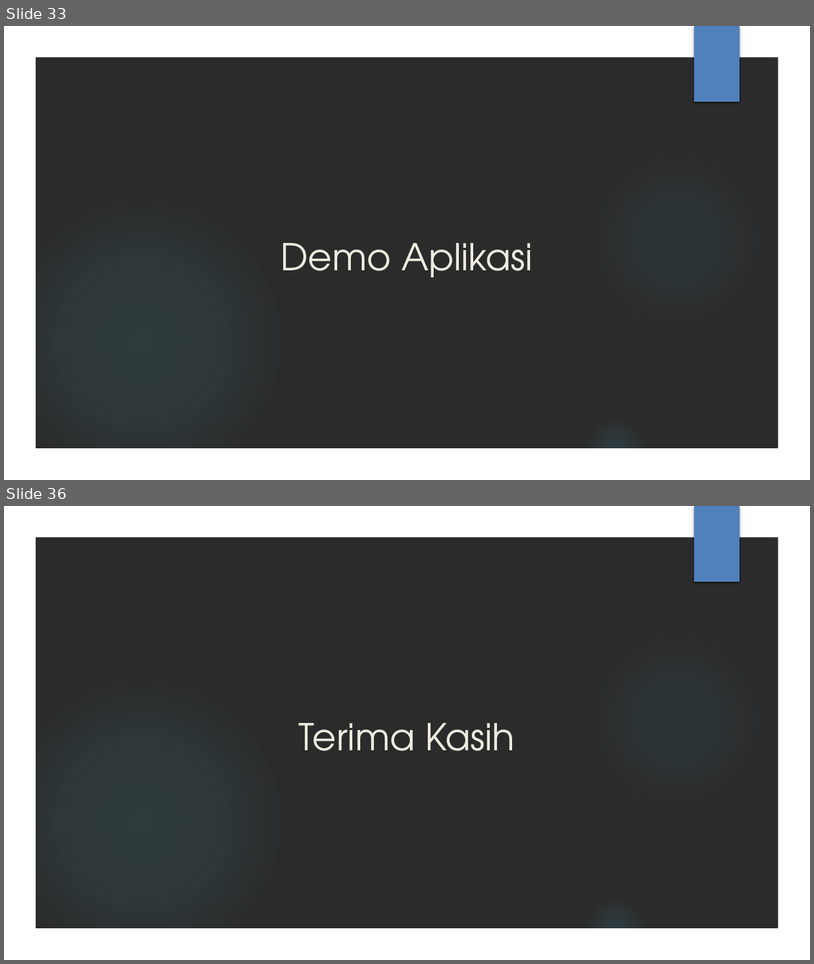
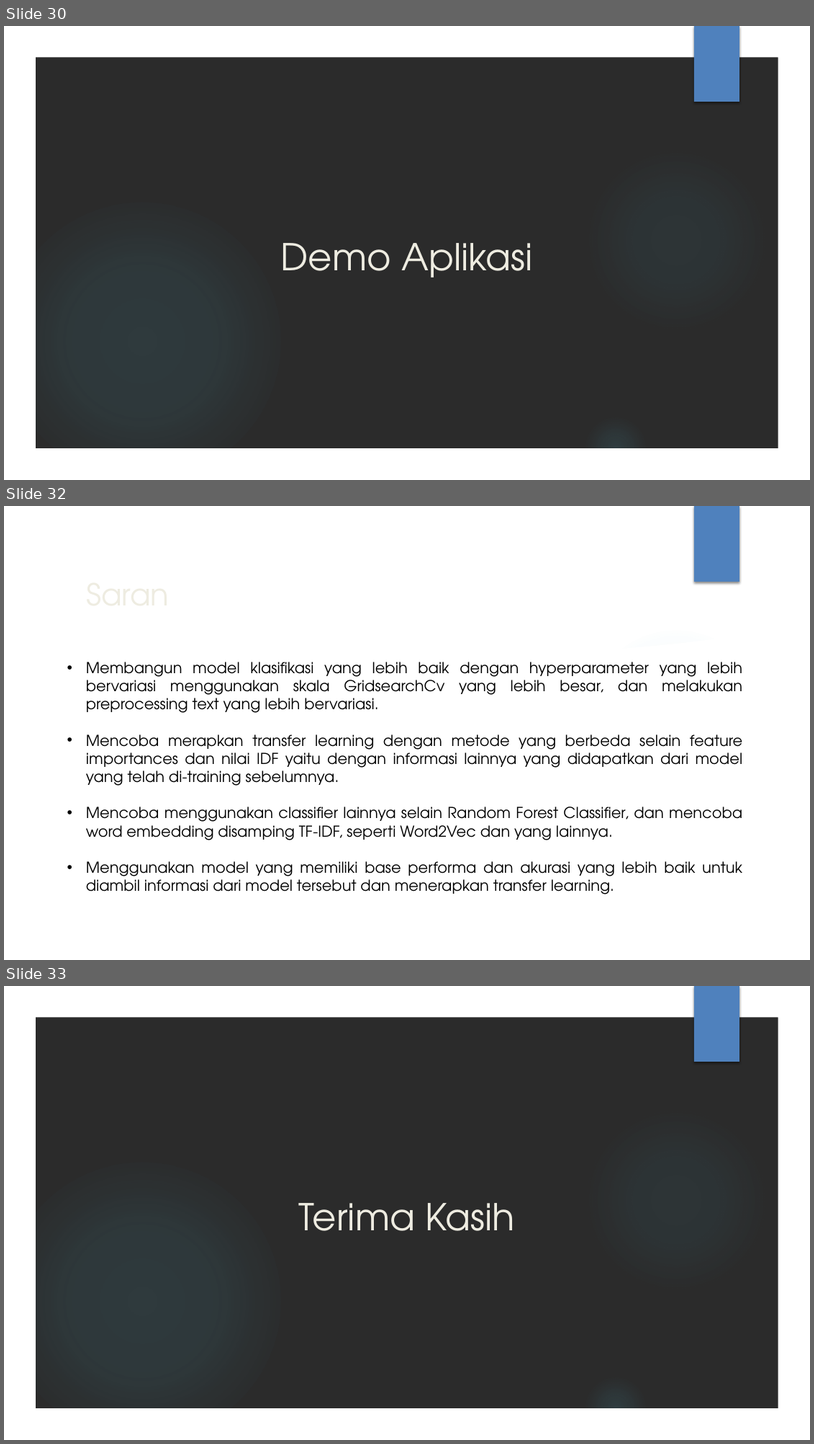
Before and after one commit to AhsanulQalbi/skripsiAnaconda, a slide deck: Laporan ppt/PPT SIDANG.pptx. Shown one above the other, each under a label of ours: slides 33 and 36 before the commit, slides 30, 32 and 33 after it; the slides between them are not shown. The pictures are 814x964 and 814x1444 pixels, drawn with LibreOffice and Linux fonts; fonts in the diff are those of the drawing; background and template pictures are left out; a plain dark background stands for a picture behind light text. Boxes give left, top, right and bottom in pixels: in the first picture for what was removed or moved away, otherwise in the second. Text is boxed around its words. In the diff, an @@ line names an element or a change of style, - is before the commit and + after.

```diff
--- a/Laporan ppt/PPT SIDANG.pptx
+++ b/Laporan ppt/PPT SIDANG.pptx
@@ slide 32 added at <box>4,506,810,960</box>, background picture (left out); not listed: 5 template elements that a slide beside it also shows @@
@@ title added at <box>80,570,664,617</box>, 36 pt, text #EEECE1 @@
+Saran
@@ freeform shape added at <box>565,607,785,672</box>, fill #FFFFFF at 20% opacity @@
@@ freeform shape added at <box>34,629,780,929</box>, fill #FFFFFF @@
@@ text added at <box>86,662,743,894</box>, 18 pt, text #000000 @@
+• Membangun model klasifikasi yang lebih baik dengan hyperparameter yang lebih bervariasi menggunakan skala GridsearchCv yang lebih besar, dan melakukan preprocessing text yang lebih bervariasi.
+• Mencoba merapkan transfer learning dengan metode yang berbeda selain feature importances dan nilai IDF yaitu dengan informasi lainnya yang didapatkan dari model yang telah di-training sebelumnya.
+• Mencoba menggunakan classifier lainnya selain Random Forest Classifier, dan mencoba word embedding disamping TF-IDF, seperti Word2Vec dan yang lainnya.
+• Menggunakan model yang memiliki base performa dan akurasi yang lebih baik untuk diambil informasi dari model tersebut dan menerapkan transfer learning.
@@ what was slide 33 is now slide 30 @@
@@ what was slide 36 is now slide 33 @@
```
Also in this commit, not shown: 9 slides changed, 18 other slides added, 22 slides removed, 1 other file.
